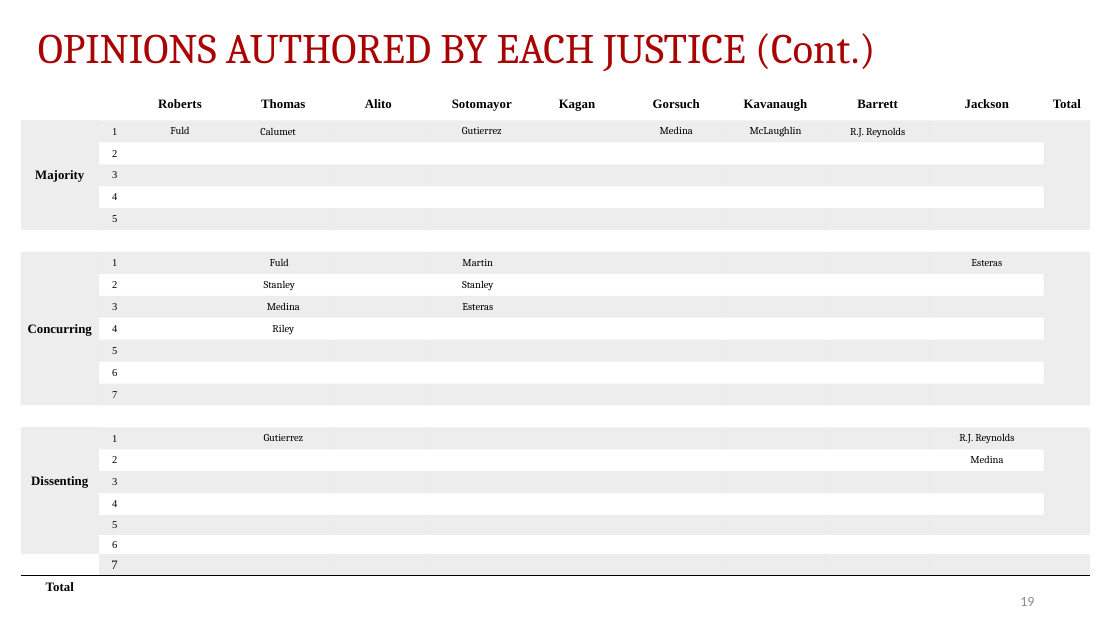
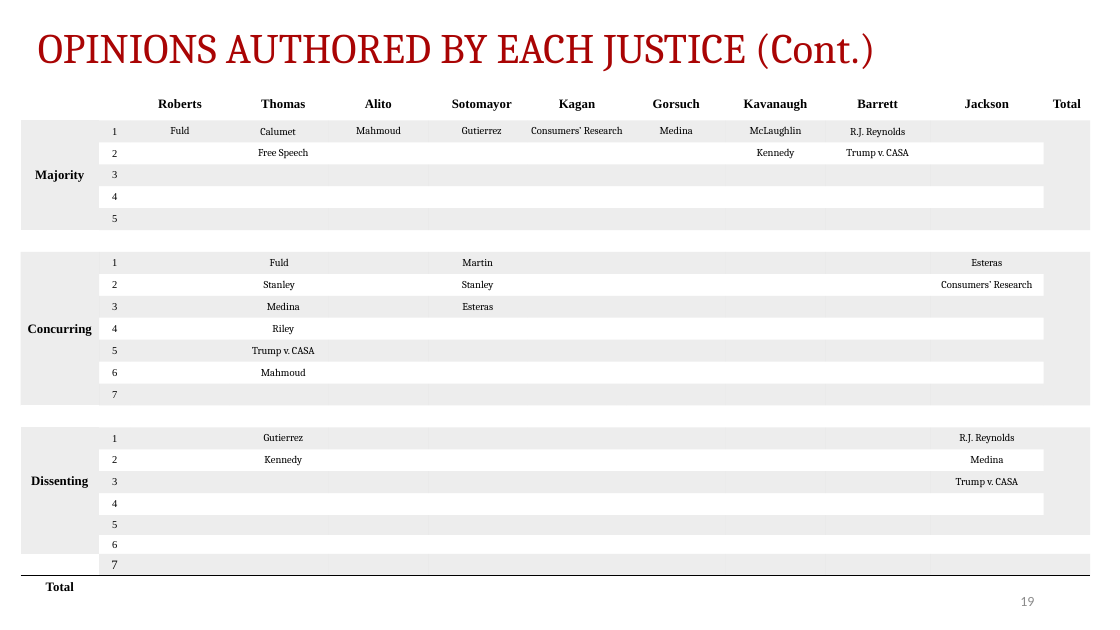
Before and after one commit to JakeTruscott/scotuswatch, a slide deck: slide 19 of Stat Reviews/OT24_StatReview/compilation/SCOTUSBlog/statpack_OT24.pptx. Drawn at 1120x630 pixels with LibreOffice and Linux fonts; fonts in the diff are those of the drawing. Boxes give left, top, right and bottom in pixels: in the first picture for what was removed or moved away, otherwise in the second. Text is boxed around its words. In the diff, an @@ line names an element or a change of style, - is before the commit and + after.

```diff
--- a/Stat Reviews/OT24_StatReview/compilation/SCOTUSBlog/statpack_OT24.pptx
+++ b/Stat Reviews/OT24_StatReview/compilation/SCOTUSBlog/statpack_OT24.pptx
@@ table at bbox=[21, 88, 1090, 597] @@
-row 2, column 5: 
+row 2, column 5: Mahmoud
-row 2, column 7: 
+row 2, column 7: Consumers’ Research
-row 3:  | 2 |  |  |  |  |  |  |  |  |  | 
+row 3:  | 2 |  | Free Speech |  |  |  |  | Kennedy | Trump v. CASA |  | 
-row 9, column 11: 
+row 9, column 11: Consumers’ Research
-row 12, column 4: 
+row 12, column 4: Trump v. CASA
-row 13, column 4: 
+row 13, column 4: Mahmoud
-row 17, column 4: 
+row 17, column 4: Kennedy
-row 18, column 11: 
+row 18, column 11: Trump v. CASA
```
Also in this commit, not shown: 18 other slides changed, 51 other files.
